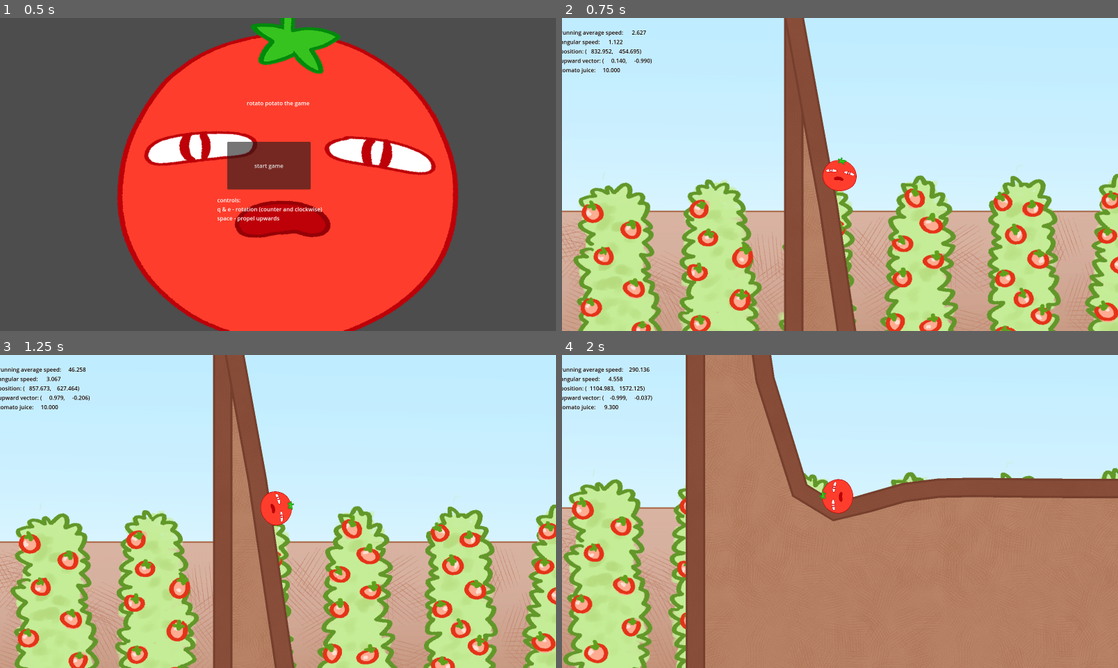
Above: before the commit, frames 1-4 (two rows, left to right).
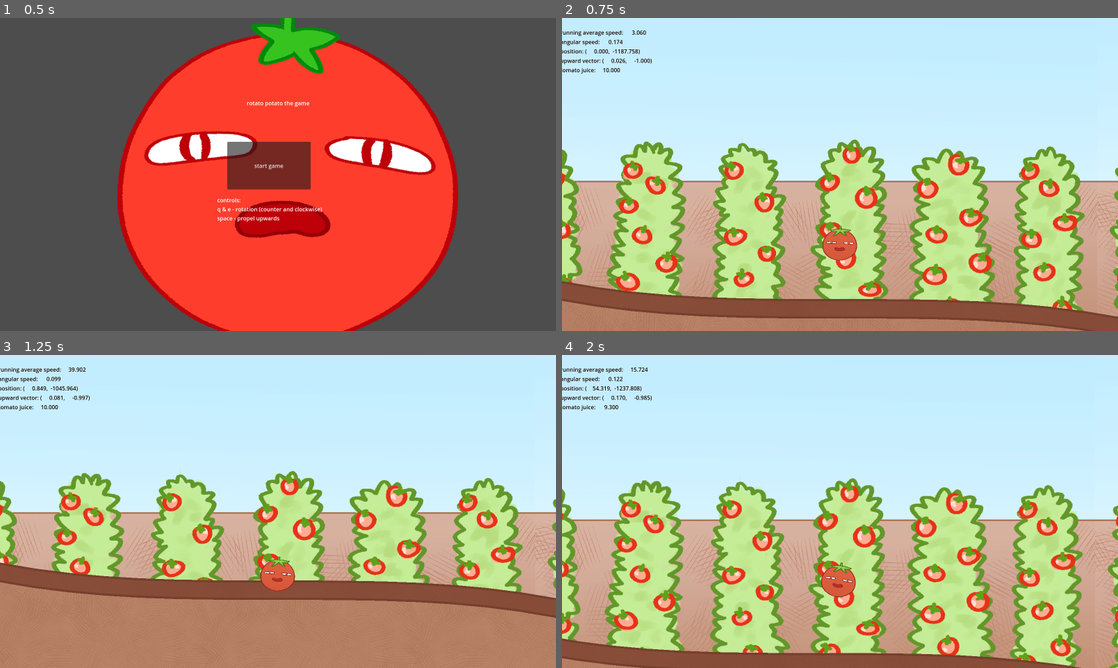
Above: after the commit, the same moments.

Repository: DazyLude/DokiJam2025
Game: Godot game, scene res://scenes/menu.tscn
Same seed, same stepped clock (60 frames per second), same inputs: the game is played once before the commit and once after it.
Inputs (mouse positions are in pixels of both pictures, inside the frame that each line leads up to):
- Up to frame 1 (0.5 s): no input
- Up to frame 2 (0.75 s): click "start game" at 0.5 s
- Up to frame 3 (1.25 s): no input
- Up to frame 4 (2 s): tap Enter at 1.25 s; move the mouse to (962, 495) at 1.27 s; hold Space (fly) from 1.28 s (still down); click (962, 495) at 1.42 s

Frame 1 is identical in both runs. In frame 2, 51% of the frame differs, in the area x 0-100%, y 0-100%; in frame 3, 55%; in frame 4, 65%.

Commit message:
stage loading routine and StageData class extacted TerrainGenerator to it's own file and altered the starting uphill generation algo added default camera offset added SpriteEmotional class added tired tomato when out of juice

Diff:
--- a/scenes/game.gd
+++ b/scenes/game.gd
@@ -1,13 +1,16 @@
 extends Node
 
-
-const GENERATOR_SAMPLE_DELTA : float = 100.0;
 
 # this script should handle background switcheroos and terrain generation based on the players coordinate
 # for terrain generation, I think about doing it in chunks using a smooth-ish height(x) function and a samplerate
 @onready var ui_layer = $UILayer;
 @onready var hud = $UILayer/HUD;
-@onready var player = $Player;
+@onready var player : Player = $Player;
+@onready var ss2d_shape : SS2D_Shape = $Terrain/SS2D_Shape;
+@onready var back_decor := $DecorationsBack;
+@onready var front_decor := $DecorationsFront;
+
+
 var gameover_scene = preload("res://scenes/gameover.tscn");
 var is_gameover : bool = false;
 
@@ -15,73 +18,86 @@
 func _ready() -> void:
 	# since hud displays player properties, such as speed and position, we need to pass a reference
 	hud.player = player;
-	generate_terrain(TerrainGenerator.new(), 1000, Vector2(8e-3, 1e3));
+	load_stage();
 
 
 func _process(delta: float) -> void:
-	if GameState.juice <= 0.0 and player.is_stationary() and not is_gameover:
+	if is_gameover:
+		return;
+
+	if GameState.juice <= 0.0 and player.is_stationary():
 		is_gameover = true;
-		# gameover screen -> shop screen -> restart
 		ui_layer.add_child(gameover_scene.instantiate());
 
-
-func generate_terrain(
-		generator : TerrainGenerator,
-		sample_count: int,
-		scale_coords: Vector2,
-	) -> void:
-		generator.scale = scale_coords;
-		var left_appendix := -100.0;
-		generator.prepare_coordinates(sample_count, left_appendix);
-		var points := generator.sample();
-		var ss2d_shape : SS2D_Shape = $Terrain/SS2D_Shape;
-
-		ss2d_shape.clear_points();
-		ss2d_shape.add_points(points);
-
-		# point at 0 should be placed immediately below the player
-		var first_point = points[roundi(-left_appendix / GENERATOR_SAMPLE_DELTA)];
-		ss2d_shape.position = player.position + Vector2(0, 100) - first_point;
-
-		# two additional points needed to draw the terrain
-		var bottom_left = Vector2(points[0].x, 1000.0);
-		var bottom_right = Vector2(points[points.size() - 1].x, 1000.0);
-		ss2d_shape.add_point(bottom_right);
-		ss2d_shape.add_point(bottom_left);
-		ss2d_shape.close_shape(points.size() - 1);
-
-		ss2d_shape.get_point_array().begin_update();
+	if player.position.x >= GameState.current_stage.stage_length:
+		is_gameover = true;
+		# TODO stop the player, drop them to the ground and make them enjoy tomato juice
+		# TODO stage cleared screen -> intermission scene -> new stage
+		get_tree().change_scene_to_packed(GameState.current_stage.intermission);
 
 
-class TerrainGenerator:
-	var generator_params: PackedVector2Array;
-	var coordinates: PackedFloat32Array;
-	var scale : Vector2;
+func load_stage() -> void:
+	var stage = GameState.current_stage;
+
+	setup_terrain_visuals(stage);
+	generate_terrain();
+	spawn_checkpoint();
+	#spawn_collectibles();
+	place_player();
 
 
-	func prepare_coordinates(sample_count: int, offset: float) -> void:
-		coordinates.resize(sample_count);
-		for i in sample_count:
-			coordinates[i] = offset + GENERATOR_SAMPLE_DELTA * i;
+func place_player() -> void:
+	var generator = GameState.current_stage.generator;
+
+	player.position = Vector2(0.0, generator.generator_function(0) - 200.0);
+	$Parallax2D/Backdrop.motion_offset = $Parallax2D/Backdrop/Sprite2D.texture.get_size() * Vector2(-0.5, -0.25);
 
 
-	# simple discrete fourier transform thing + exp*cos
-	func generator_function(x: float) -> float:
-		var x_scaled = x * scale.x;
-		var result : float = exp(-x_scaled) * cos(x_scaled);
-		for param_vec in generator_params:
-			result += param_vec.x * sin(param_vec.y * x_scaled)
+# checkpoint is just a visual that is placed at the end of a level
+# game checks for level completion based on distance traveled
+func spawn_checkpoint() -> void:
+	var stage := GameState.current_stage;
 
-		return -result * scale.y;
+	var checkpoint := Sprite2D.new();
+	checkpoint.texture = stage.checkpoint;
+	checkpoint.position = Vector2(
+		stage.stage_length,
+		stage.generator.generator_function(stage.stage_length)
+	);
+	checkpoint.offset = Vector2(0.0, -checkpoint.texture.get_height() / 2.0)
+	# TODO rotation
+
+	front_decor.add_child(checkpoint);
 
 
-	func sample() -> PackedVector2Array:
-		var result = PackedVector2Array();
-		var size : int = coordinates.size();
+func setup_terrain_visuals(stage: StageData) -> void:
+	ss2d_shape.shape_material.fill_textures[0] = stage.terrain_fill;
+	ss2d_shape.shape_material.get_all_edge_materials()[0].textures[0] = stage.terrain_edge;
 
-		result.resize(size);
-		for i in size:
-			var x = coordinates[i];
-			result[i] = Vector2(x, generator_function(x));
 
-		return result;
+# this method should generate initital terrain
+func generate_terrain() -> void:
+	var stage := GameState.current_stage;
+	var generator = GameState.current_stage.generator;
+
+	var left_appendix := -1000.0;
+	var appendix_sample_count := -roundi(left_appendix / TerrainGenerator.SAMPLE_DELTA);
+
+	var right_appendix := 1000.0;
+	appendix_sample_count += roundi(right_appendix / TerrainGenerator.SAMPLE_DELTA);
+
+	var sample_count = roundi(stage.stage_length / TerrainGenerator.SAMPLE_DELTA);
+	generator.prepare_coordinates(sample_count + appendix_sample_count, left_appendix);
+	var points := generator.sample();
+
+	ss2d_shape.clear_points();
+	ss2d_shape.add_points(points);
+
+	# two additional points needed to enclose the shape
+	var bottom_right = Vector2(points[points.size() - 1].x, 1000.0);
+	var bottom_left = Vector2(points[0].x, 1000.0);
+	ss2d_shape.add_point(bottom_right);
+	ss2d_shape.add_point(bottom_left);
+	ss2d_shape.close_shape(points.size() - 1);
+
+	ss2d_shape.get_point_array().begin_update();
--- a/scenes/game.tscn
+++ b/scenes/game.tscn
@@ -463,11 +463,12 @@
 texture = ExtResource("1_yqjtg")
 centered = false
 
+[node name="DecorationsBack" type="Node" parent="."]
+
 [node name="Terrain" type="Node" parent="."]
 
 [node name="SS2D_Shape" type="Node2D" parent="Terrain"]
 texture_repeat = 2
-position = Vector2(1523, 1212)
 script = ExtResource("4_vtaks")
 _points = SubResource("Resource_753oq")
 shape_material = SubResource("Resource_m4url")
@@ -480,10 +481,12 @@
 [node name="StaticBody2D" type="StaticBody2D" parent="Terrain"]
 
 [node name="CollisionShape2D" type="CollisionPolygon2D" parent="Terrain/StaticBody2D"]
-polygon = PackedVector2Array(1708.03, 1368.39, 1812.51, 1379.63, 1977.43, 1283.56, 2225.41, 1299.69, 2451.15, 1259.11, 2687.41, 1302.69, 3001.75, 1411.18, 3243.62, 1387.26, 3452.24, 1277.97, 5366.92, 1157.07, 7102.48, 1341.68, 7382.89, 1775.16, 4115.18, 1741.5, 1893.76, 1751.84, 64.2559, 1796.22, 279.031, 944.962, 487.038, 595.344, 899.157, 601.147, 924.433, 1136.91, 1266.63, 1252.61, 1355.03, 1355.04, 1439.72, 1417.97, 1532.97, 1403.8, 1558.99, 1342.95, 1615.18, 1328.03)
+build_mode = 1
+polygon = PackedVector2Array(185.028, 156.39, 289.51, 167.626, 454.433, 71.5554, 702.413, 87.6873, 928.145, 47.1126, 1164.41, 90.6898, 1478.75, 199.179, 1720.62, 175.255, 1929.24, 65.9737, 3843.92, -54.9296, 5579.48, 129.675, 5859.89, 563.156, 2592.18, 529.499, 370.758, 539.838, -1458.74, 584.22, -1243.97, -267.038, -1035.96, -616.656, -623.843, -610.853, -598.567, -75.0946, -256.372, 40.6078, -167.965, 143.042, -83.2765, 205.97, 9.96658, 191.801, 35.9868, 130.949, 92.1774, 116.033)
+
+[node name="DecorationsFront" type="Node" parent="."]
 
 [node name="Player" parent="." instance=ExtResource("2_lnu2h")]
-position = Vector2(800, 450)
 inertia = 1000.0
 angular_velocity = 0.174533
 
--- a/scenes/player/player.gd
+++ b/scenes/player/player.gd
@@ -5,6 +5,9 @@
 const CAMERA_OFFSET_LIMIT := 150.0;
 const CAMERA_LLG = CAMERA_OFFSET_LIMIT * CAMERA_OFFSET_LIMIT * CAMERA_GIVE;
 const CAMERA_LG = CAMERA_OFFSET_LIMIT * CAMERA_GIVE;
+
+const DEFAULT_CAMERA_OFFSET := Vector2(0.0, -200.0);
+const DEFAULT_CAMERA_OFFSET_SCALED := DEFAULT_CAMERA_OFFSET / CAMERA_LLG
 
 
 const ROT_ACCEL = 20.0; # in rad/s^2
@@ -18,6 +21,9 @@
 var velocity_avg_array := PackedVector2Array();
 var velocity_avg := Vector2();
 var velocity_avg_idx : int = 0;
+
+
+@onready var camera  = $Camera2D;
 
 
 func _ready() -> void:
@@ -39,6 +45,9 @@
 
 func _process(delta: float) -> void:
 	calc_camera_offset(linear_velocity);
+
+	if GameState.juice <= 0:
+		$Sprite2D.display_emotion(2);
 
 
 # tries to spend stamina
@@ -84,4 +93,4 @@
 
 	# calculate new camera offset
 	var vel_len := velocity_avg.length();
-	$Camera2D.position = velocity_avg.rotated(-rotation) * CAMERA_LLG / (1 + vel_len * CAMERA_LG);
+	camera.position = (DEFAULT_CAMERA_OFFSET_SCALED + velocity_avg).rotated(-rotation) * CAMERA_LLG / (1 + vel_len * CAMERA_LG);
--- a/scenes/player/player.tscn
+++ b/scenes/player/player.tscn
@@ -1,7 +1,11 @@
-[gd_scene load_steps=5 format=3 uid="uid://dsygnq6v144q2"]
+[gd_scene load_steps=9 format=3 uid="uid://dsygnq6v144q2"]
 
 [ext_resource type="Script" uid="uid://b4xgne00eu2bu" path="res://scenes/player/player.gd" id="1_dovo2"]
-[ext_resource type="Texture2D" uid="uid://dd0gbky8jy8uv" path="res://assets/skinsuits/tomato/tomato.png" id="2_gmlin"]
+[ext_resource type="Texture2D" uid="uid://c8oyl5lcdqy6u" path="res://assets/skinsuits/tomato/tomato_base.png" id="2_75vfm"]
+[ext_resource type="Script" uid="uid://b40woge2o40ty" path="res://scripts/emotional_sprite.gd" id="3_0owmy"]
+[ext_resource type="Texture2D" uid="uid://qxvuabq74aq1" path="res://assets/skinsuits/tomato/tomato_neutral.png" id="4_qek5x"]
+[ext_resource type="Texture2D" uid="uid://bc1dac8a16sej" path="res://assets/skinsuits/tomato/tomato_hurt.png" id="5_5gtgg"]
+[ext_resource type="Texture2D" uid="uid://cqsv4e168n3ls" path="res://assets/skinsuits/tomato/tomato_tired.png" id="6_h17s1"]
 
 [sub_resource type="PhysicsMaterial" id="PhysicsMaterial_dovo2"]
 friction = 0.75
@@ -24,7 +28,10 @@
 
 [node name="Sprite2D" type="Sprite2D" parent="."]
 scale = Vector2(0.1, 0.1)
-texture = ExtResource("2_gmlin")
+texture = ExtResource("2_75vfm")
+script = ExtResource("3_0owmy")
+emotions = Array[Texture2D]([ExtResource("4_qek5x"), ExtResource("5_5gtgg"), ExtResource("6_h17s1")])
+metadata/_custom_type_script = "uid://b40woge2o40ty"
 
 [node name="CollisionShape2D" type="CollisionShape2D" parent="."]
 rotation = 1.5708
--- /dev/null
+++ b/scripts/emotional_sprite.gd
@@ -0,0 +1,23 @@
+@tool
+class_name SpriteEmotional extends Sprite2D
+
+
+@export var emotions : Array[Texture2D] = [];
+
+var current_emotion : int = -1;
+var overlay_sprite := Sprite2D.new();
+
+
+func _enter_tree() -> void:
+	if overlay_sprite.get_parent() == null:
+		add_child(overlay_sprite);
+
+	display_emotion(0);
+
+
+func display_emotion(emotion_idx: int) -> void:
+	if emotions.is_empty() or current_emotion == emotion_idx:
+		return;
+
+	current_emotion = clampi(emotion_idx, 0, emotions.size() - 1);
+	overlay_sprite.texture = emotions[current_emotion];
--- a/scripts/gamestate.gd
+++ b/scripts/gamestate.gd
@@ -4,10 +4,19 @@
 # this class is an Autoload, a singleton pattern implementation for godot
 # it holds data related to the current game session
 
+
+# stamina
 const JUICE_DEFAULT_VALUE : float = 10.0; # in seconds of juice usage time
 var juice := JUICE_DEFAULT_VALUE;
 
 
+# currency
+var dokicoins : float = 0.0;
+
+
+# stage management
+var current_stage := StageData.get_stage_data_by_name("tomato fields");
+
 
 func restart() -> void:
 	juice = JUICE_DEFAULT_VALUE;
--- /dev/null
+++ b/scripts/stage.gd
@@ -0,0 +1,57 @@
+extends RefCounted
+class_name StageData
+
+# visuals
+var terrain_fill : Texture2D;
+var terrain_edge : Texture2D;
+var checkpoint : Texture2D;
+
+
+# sounds
+# TODO
+
+# associated generators / controllers
+var generator : TerrainGenerator;
+
+# intermission
+# TODO
+
+# gameplay data
+var stage_length : float;
+var intermission : PackedScene;
+
+
+static func get_stage_data_by_name(name: String) -> StageData:
+	return from_dict(stage_variants[name]);
+
+
+static func from_dict(params: Dictionary) -> StageData:
+	var data := StageData.new();
+
+	# visuals setup
+	data.terrain_fill = load(params.get("terrain fill", "uid://dftdfph41cnpv"));
+	data.terrain_edge = load(params.get("terrain edge", "uid://bad5ey7wkh63x"));
+	data.checkpoint = load(params.get("checkpoint", "uid://d28lqabm420p3"));
+
+	# terrain generator setup
+	data.generator = TerrainGenerator.new();
+	data.generator.scale = params.get("terrain scale", Vector2(1.0, 1.0));
+
+	# other parameters
+	data.stage_length = params.get("stage length", 3e4);
+	data.intermission = load(params.get("intermission", "uid://ct1qkka6lngc5"));
+
+	return data;
+
+
+# it is possible to setup stages in JSON format this way
+static var stage_variants: Dictionary[String, Dictionary] = {
+	"tomato fields": {
+		"terrain fill": "uid://dftdfph41cnpv", # can be a relative path to the texture, but a string nevertheless
+		"terrain edge": "uid://bad5ey7wkh63x", # same as "terrain fill"
+		"checkpoint": "uid://d28lqabm420p3", # same as "terrain fill"
+		"terrain scale": Vector2(1e-3, 1e2), # should be a Vector2
+		"stage length": 3e4, # should be a float
+		"intermission": "uid://ct1qkka6lngc5", # can be a relative path to the texture, but a string nevertheless
+	}
+}
--- /dev/null
+++ b/scripts/terrain_generator.gd
@@ -0,0 +1,39 @@
+class_name TerrainGenerator extends RefCounted
+
+
+const SAMPLE_DELTA := 100.0;
+const CHAIR_HEIGHT := 10.0;
+const CHAIR_HEIGHT_CBRT := pow(CHAIR_HEIGHT, 1.0/3.0);
+
+
+var generator_params: PackedVector2Array;
+var coordinates: PackedFloat32Array;
+var scale : Vector2;
+
+
+func prepare_coordinates(sample_count: int, offset: float) -> void:
+	coordinates.resize(sample_count);
+	for i in sample_count:
+		coordinates[i] = offset + SAMPLE_DELTA * i;
+
+
+func generator_function(x: float) -> float:
+	var x_scaled = x * scale.x;
+	var result : float = 0;
+
+	if x_scaled < CHAIR_HEIGHT_CBRT:
+		result += CHAIR_HEIGHT - pow(x_scaled, 3.0);
+
+	return -result * scale.y;
+
+
+func sample() -> PackedVector2Array:
+	var result = PackedVector2Array();
+	var size : int = coordinates.size();
+
+	result.resize(size);
+	for i in size:
+		var x = coordinates[i];
+		result[i] = Vector2(x, generator_function(x));
+
+	return result;
Binary file added: assets/stages/farm/standoga.png
Not shown, added: assets/stages/farm/standoga.png.import
Not shown, added: scripts/emotional_sprite.gd.uid
Not shown, added: scripts/stage.gd.uid
Not shown, added: scripts/terrain_generator.gd.uid
